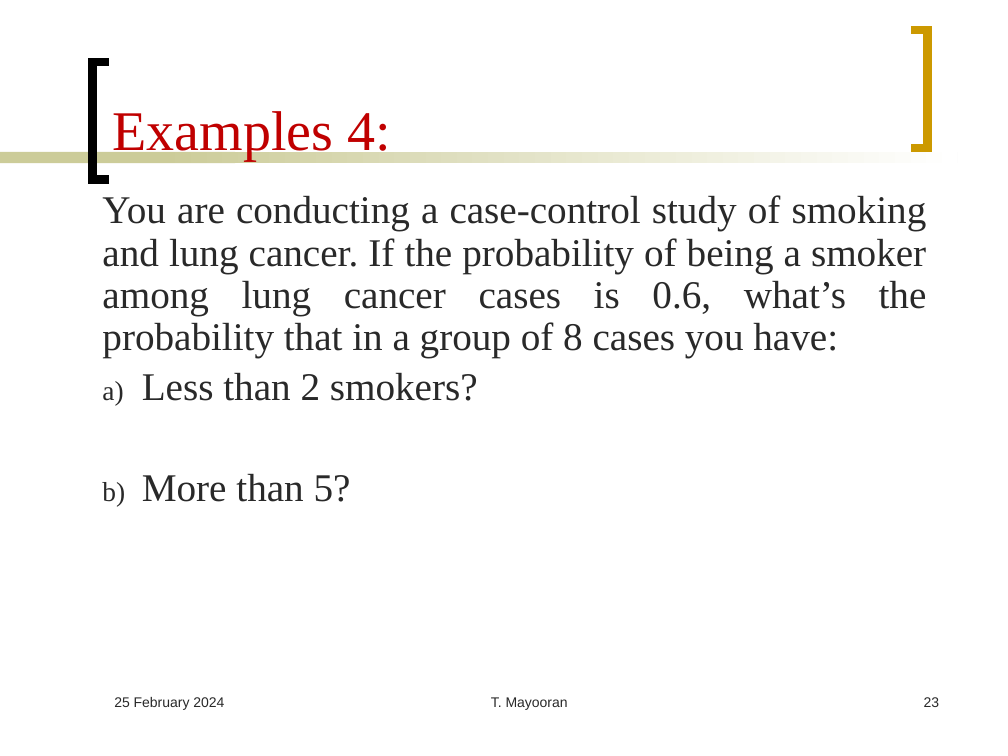
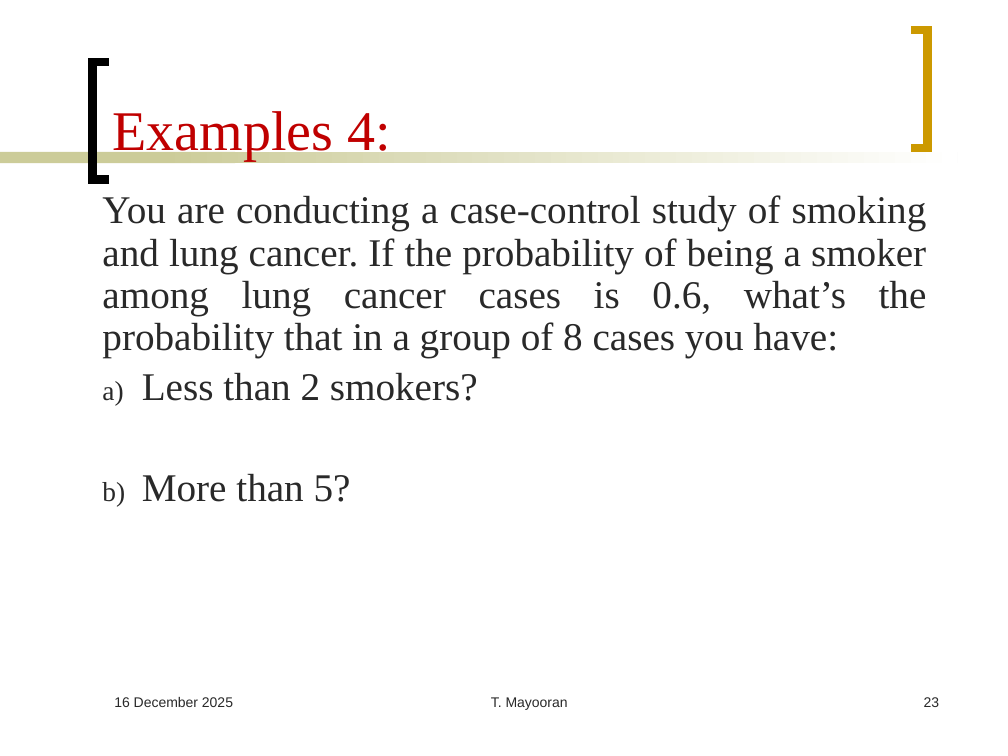
Before and after one commit to Mayooran1987/MC3020_E24, a slide deck: slide 23 of Lect_2.pptx. Drawn at 1008x756 pixels with LibreOffice and Linux fonts; fonts in the diff are those of the drawing. Boxes give left, top, right and bottom in pixels: in the first picture for what was removed or moved away, otherwise in the second. Text is boxed around its words. In the diff, an @@ line names an element or a change of style, - is before the commit and + after.

```diff
--- a/Lect_2.pptx
+++ b/Lect_2.pptx
@@ text at bbox=[114, 697, 233, 707]: text changed @@
-25 February 2024
+16 December 2025
```
Also in this commit, not shown: 50 other slides changed, 2 slides added, 2 slides removed, 9 other files.
